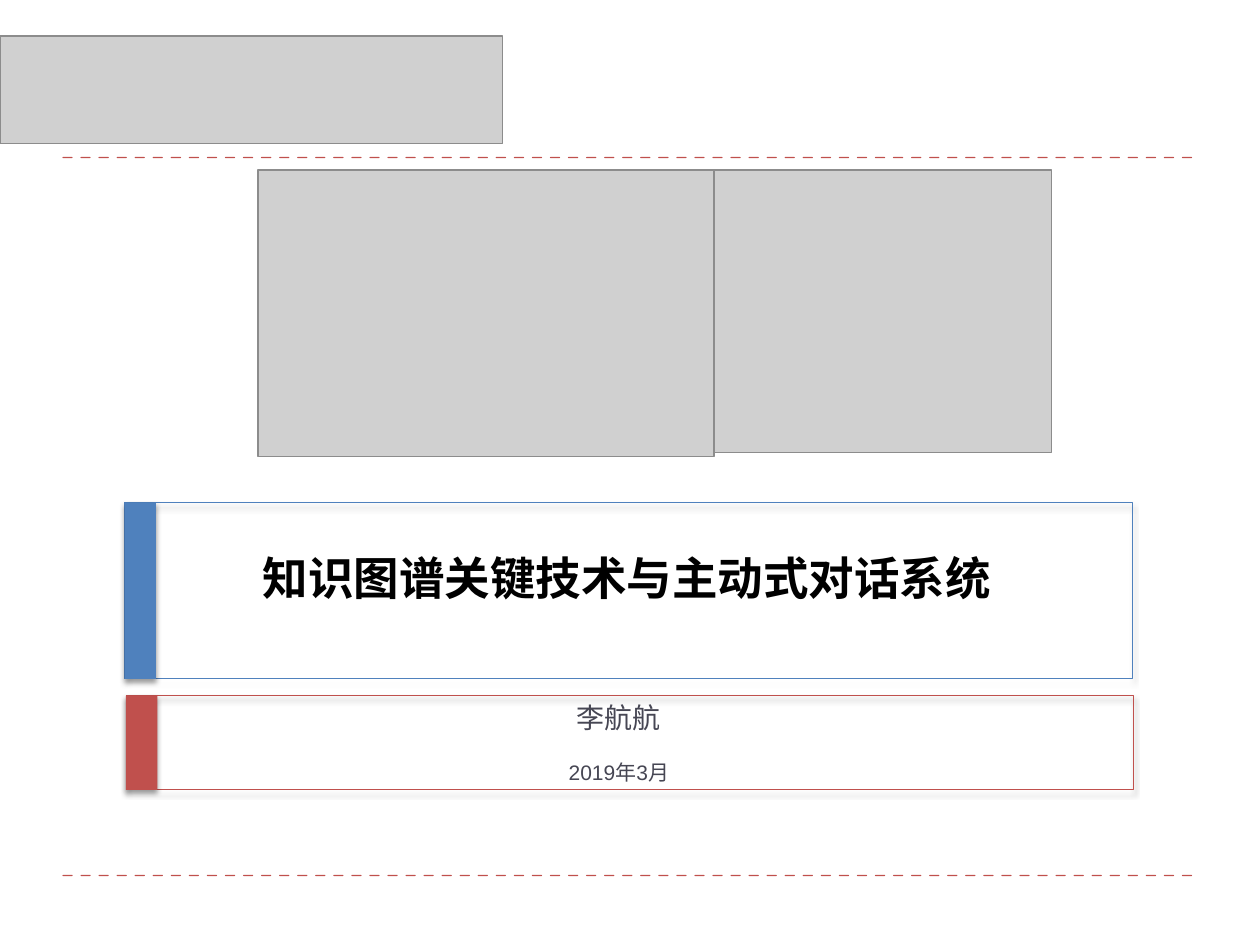
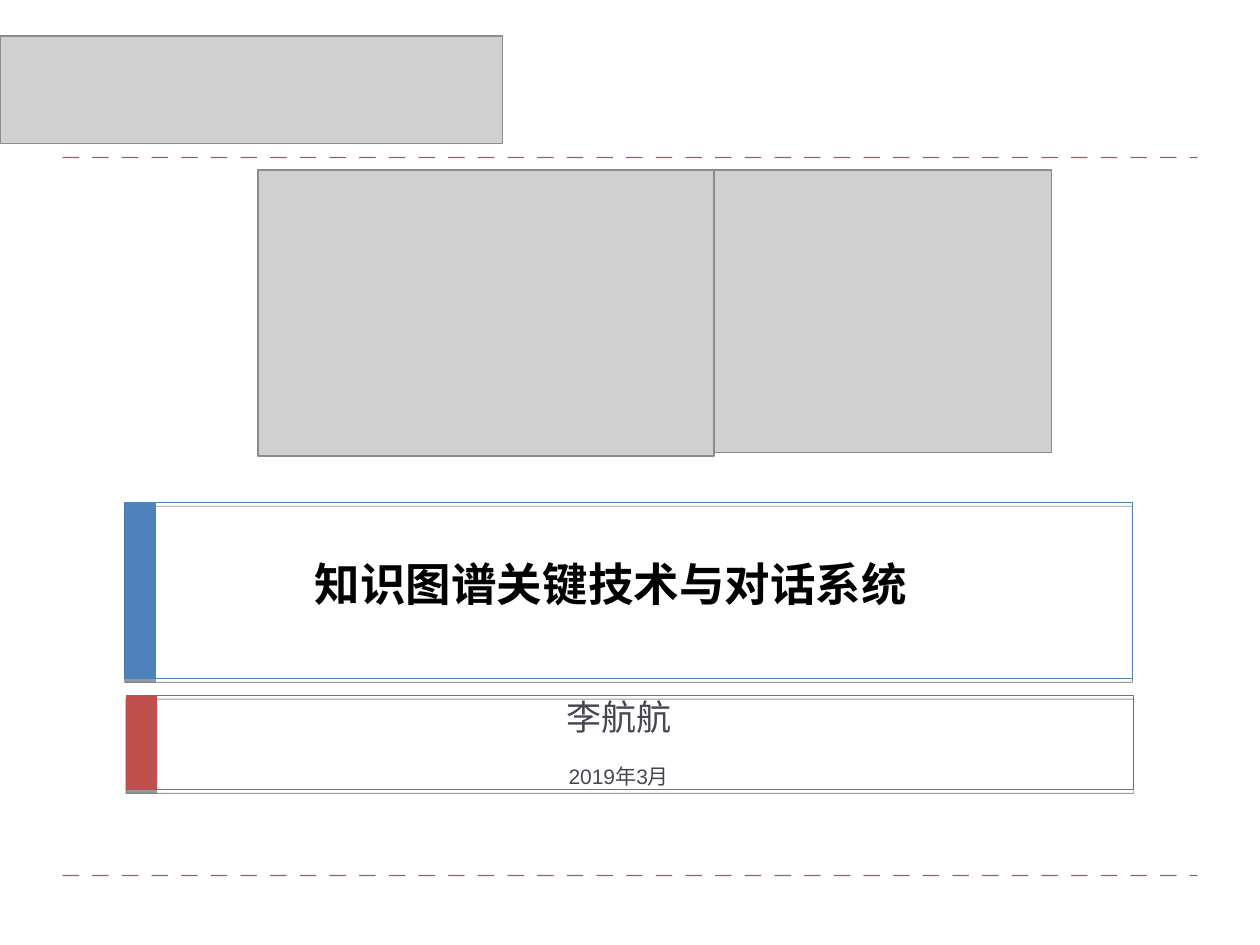
Before and after one commit to lihanghang/NLP-Knowledge-Graph, a slide deck: slide 1 of my summary/知识图谱技术与主动式对话的应用.pptx. Drawn at 1260x945 pixels with LibreOffice and Linux fonts; fonts in the diff are those of the drawing; grey boxes stand for pictures. Boxes give left, top, right and bottom in pixels: in the first picture for what was removed or moved away, otherwise in the second. Text is boxed around its words. In the diff, an @@ line names an element or a change of style, - is before the commit and + after.

```diff
--- a/my summary/知识图谱技术与主动式对话的应用.pptx
+++ b/my summary/知识图谱技术与主动式对话的应用.pptx
@@ text at <box>315,562,907,606</box>: text changed @@
-知识图谱关键技术与主动式对话系统
+知识图谱关键技术与对话系统
@@ text "李航航": place and size @@
-text "李航航" at <box>569,704,669,782</box>
+text "李航航" at <box>566,695,671,786</box>
@@ shadow changed in 4 elements at <box>125,503,1133,679</box>, <box>126,696,1134,790</box>, <box>125,503,156,679</box>, <box>126,696,158,790</box> @@
@@ text at <box>566,695,671,733</box>: size 16 to 20 pt in "李航航" @@
```
Also in this commit, not shown: 11 other slides changed, 6 slides added, 2 slides removed, 14 other files.
